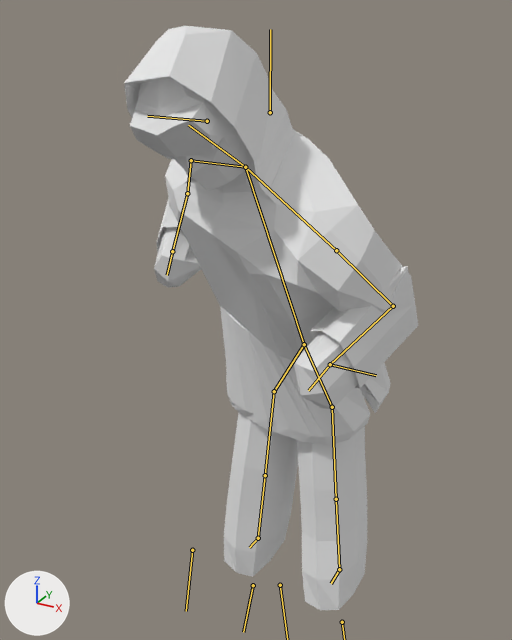
The Blender file HeroJam Bio-Robots/Assets/Blender Models/Liquidator.blend: old version first, new version second.
Camera for both pictures: a 50 mm camera at (5.0, -10.9, 4.56) aimed at (-0.31, -1.25, -0.27). Lighting does not change. The marker at lower left points along +X, +Y and +Z. Both versions are drawn at frame 23 of the action 'ArmatureAction.004'; the numbers are the values there. The bones that bend it are drawn over the model as lines.
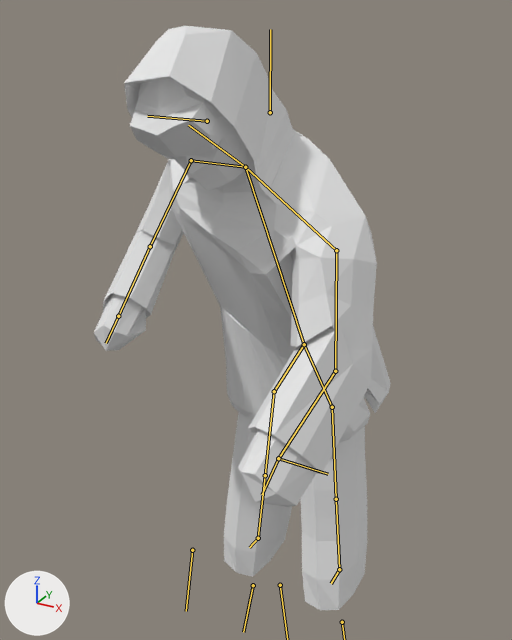
Location of each change, (x1, y1, x2, y2) in pixels of the pictures (512 x 640 px):
'Cube', posed
    before: (124, 26, 418, 610)
    after: (94, 26, 391, 610)
bone 'Left arm targ', root to tip
    before: (330, 364) to (376, 375)
    after: (278, 458) to (328, 474)

The change in detail:
Bone 'right arm targ' (bone_right_arm_targ) moves from (-1.73, -5.29, 1.16) to (-2.36, -5.29, 2.73).
Bone 'Left arm targ' (bone_left_arm_targ) moves from (2.53, -5.77, -2.43) to (4.1, -5.77, -3.07).
